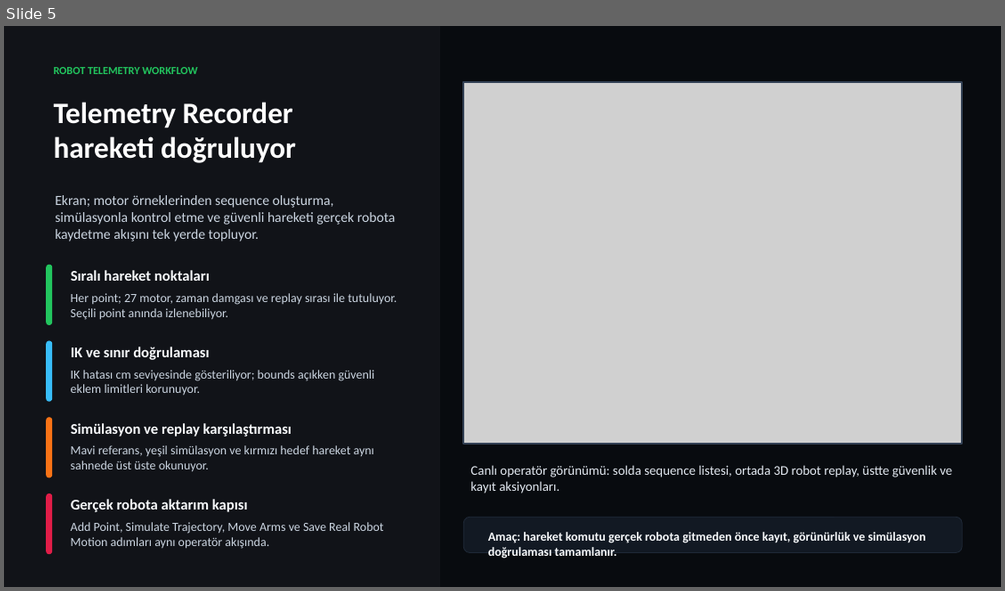
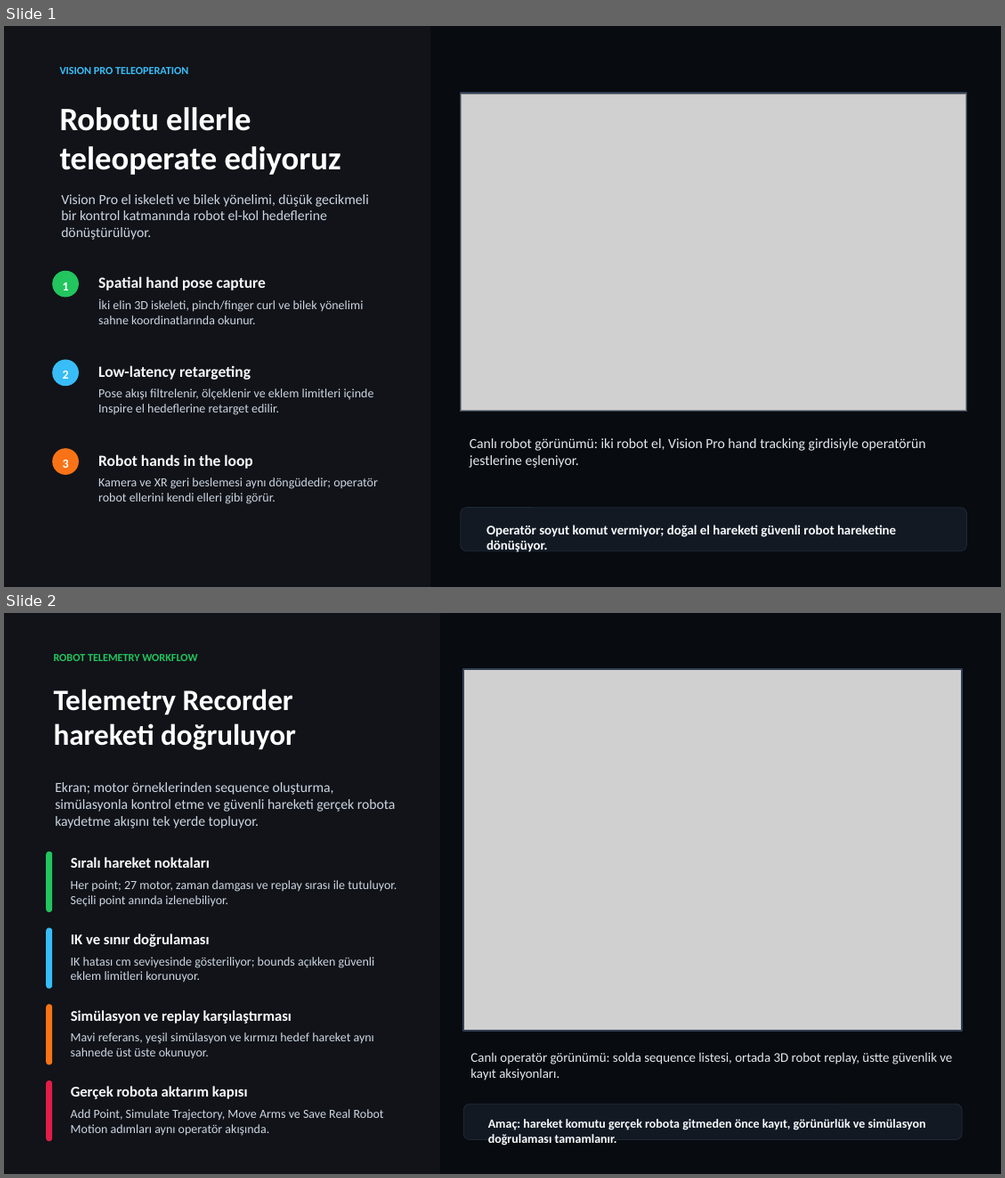
Before and after one commit to cemalhekim/humanoid-robot-gui, a slide deck: docs/presentations/Unitree-H1-Feature-Deck-v2.pptx. Shown one above the other, each under a label of ours: slide 5 before the commit, slides 1 and 2 after it. The pictures are 1005x591 and 1005x1178 pixels, drawn with LibreOffice and Linux fonts; fonts in the diff are those of the drawing; grey boxes stand for pictures. Boxes give left, top, right and bottom in pixels: in the first picture for what was removed or moved away, otherwise in the second. Text is boxed around its words. In the diff, an @@ line names an element or a change of style, - is before the commit and + after.

Commit message:
Update Unitree deck teleoperation intro

```diff
--- a/docs/presentations/Unitree-H1-Feature-Deck-v2.pptx
+++ b/docs/presentations/Unitree-H1-Feature-Deck-v2.pptx
@@ slide 1 added at box(4, 26, 1001, 587), background #080B0F @@
@@ rectangle added at box(4, 26, 431, 587), fill #111318 @@
@@ text added at box(60, 67, 188, 74), 10.5 pt, text #38BDF8, bold @@
+VISION PRO TELEOPERATION
@@ picture added at box(461, 94, 966, 411) @@
@@ rectangle added at box(461, 94, 966, 411), outline #334155 1.5 pt @@
@@ picture added at box(461, 94, 966, 410) @@
@@ text added at box(60, 107, 341, 175), 31.5 pt, text #FFFFFF, bold @@
+Robotu ellerle
+teleoperate ediyoruz
@@ text added at box(61, 194, 369, 240), 13.5 pt, text #CBD5E1 @@
+Vision Pro el iskeleti ve bilek yönelimi, düşük gecikmeli bir kontrol katmanında robot el-kol hedeflerine dönüştürülüyor.
@@ ellipse added at box(53, 271, 79, 297), fill #22C55E @@
@@ text added at box(63, 282, 69, 290), 12 pt, text #FFFFFF, bold @@
+1
@@ text added at box(98, 276, 266, 290), 15 pt, text #F8FAFC, bold @@
+Spatial hand pose capture
@@ text added at box(98, 298, 364, 324), 12 pt, text #CBD5E1 @@
+İki elin 3D iskeleti, pinch/finger curl ve bilek yönelimi sahne koordinatlarında okunur.
@@ ellipse added at box(53, 360, 79, 386), fill #38BDF8 @@
@@ text added at box(63, 370, 69, 378), 12 pt, text #FFFFFF, bold @@
+2
@@ text added at box(98, 365, 251, 379), 15 pt, text #F8FAFC, bold @@
+Low-latency retargeting
@@ text added at box(98, 388, 374, 415), 12 pt, text #CBD5E1 @@
+Pose akışı filtrelenir, ölçeklenir ve eklem limitleri içinde Inspire el hedeflerine retarget edilir.
@@ ellipse added at box(53, 449, 79, 475), fill #F97316 @@
@@ text added at box(469, 438, 925, 467), 13.5 pt, text #E2E8F0 @@
+Canlı robot görünümü: iki robot el, Vision Pro hand tracking girdisiyle operatörün jestlerine eşleniyor.
@@ text added at box(63, 459, 69, 467), 12 pt, text #FFFFFF, bold @@
+3
@@ text added at box(98, 454, 252, 468), 15 pt, text #F8FAFC, bold @@
+Robot hands in the loop
@@ text added at box(98, 477, 378, 504), 12 pt, text #CBD5E1 @@
+Kamera ve XR geri beslemesi aynı döngüdedir; operatör robot ellerini kendi elleri gibi görür.
@@ rounded rectangle added at box(461, 507, 966, 551), fill #121923, outline #1F2937 0.75 pt @@
@@ text added at box(486, 524, 896, 552), 12.8 pt, text #F8FAFC, bold @@
+Operatör soyut komut vermiyor; doğal el hareketi güvenli robot hareketine dönüşüyor.
@@ what was slide 5 is now slide 2 @@
```
Also in this commit, not shown: 4 slides removed.
